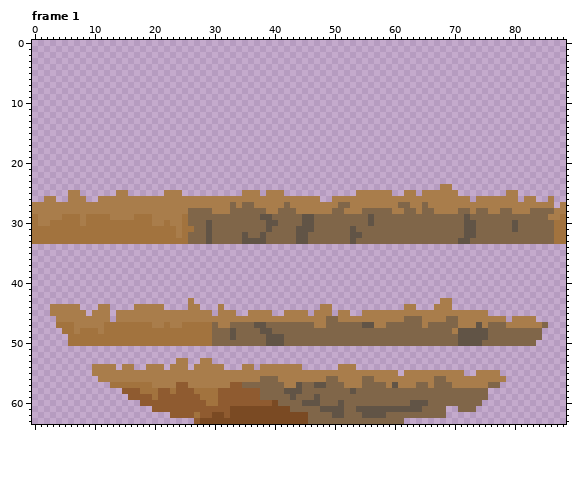
Two versions of one pixel-art file, levels_and_level_objects/choppable/bales/bales.aseprite. The picture above was drawn from the file before the commit.
89x64 pixels, 3 frames. Shown: frame 1. The commit also changed other frames, which this record leaves out.
The result:
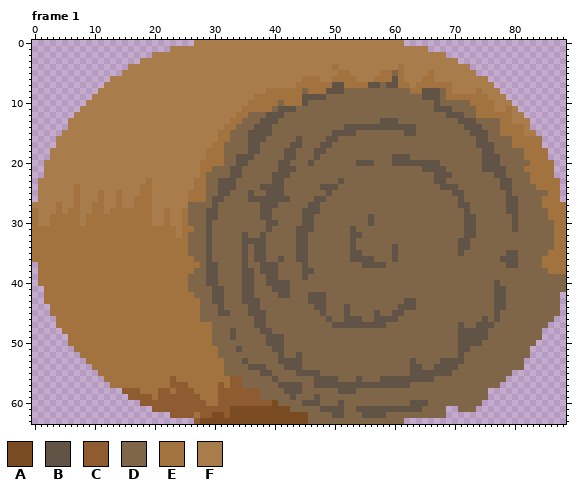
Palette (. is transparent): A #7a4a23  B #615446  C #8f5b30  D #806649  E #a2733e  F #a97d4b
Diff:
Changed rows in their new state; - is an unchanged pixel.
Frame 1:
first column x 0:
 0 ---------------------------FFFFFFFFFFFFFFFFFFFFFFFFFFFFFFFFFFF---------------------------
 1 -----------------------FFFFFFFFFFFFFFFFFFFFFFFFFFFFFFFFFFFFFFFFFFF-----------------------
 2 --------------------FFFFFFFFFFFFFFFFFFFFFFFFFFFFFFFFFFFFFFFFFFFFFFFFF--------------------
 3 ------------------FFFFFFFFFFFFFFFFFFFFFFFFFFFFFFFFFFFFFFFFFFFFFFFFFFFFF------------------
 4 ----------------FFFFFFFFFFFFFFFFFFFFFFFFFFFFFFFFFFEFFFFFFFFFFEFFFFFFFFFFF----------------
 5 ---------------FFFFFFFFFFFFFFFFFFFFFFFFFFFFFFFFFFFFEEFFFFFEEDEFFFFEFFFFFFF---------------
 6 -------------FFFFFFFFFFFFFFFFFFFFFFFFFFFFFFFFEEEFFEEEEFFFEEEBEFFFEEFFFFFFFFF-------------
 7 ------------FFFFFFFFFFFFFFFFFFFFFFFFFFFFFFFFEEEEEEBBEEEEBBDBBEEFEEEEEEFFFFFFF------------
 8 -----------FFFFFFFFFFFFFFFFFFFFFFFFFFFFEEEEEEDEEEBBBDDDDDDDDDDDEEBBBDEFFFFEFFF-----------
 9 ----------FFFFFFFFFFFFFFFFFFFFFFFFFFFEEEEEEEEBBBBDDDDDDDDDDDDDDDDBBBDEEEEEEEFFF----------
10 ---------FFFFFFFFFFFFFFFFFFFFFFFFFFFEEEEEDEEEBDDDDDDDDDDDDDDDDDDDDDBDDDDDEEEEFFF---------
11 --------FFFFFFFFFFFFFFFFFFFFFFFFFFFEEEEEDBBBDDDDDDDDDDDDDDDDDDDDDDDBBBDDDDEEEFFEF--------
12 -------FFFFFFFFFFFFFFFFFFFFFFFFFFFEEDDDBBBDDDDDDDDDDDDDDDDDDDDDDDDDDDBBBDDEEEEEEFF-------
13 ------FFFFFFFFFFFFFFFFFFFFFFFFFFFEEDDDBBBDDDDDDDDDDDDDDDDDBBBDDDDDDDDDDBBBDDDDEEFFF------
14 ------FFFFFFFFFFFFFFFFFFFFFFFFFFEEDDDBBBDDDDDDDDDDDDBBBBBBBBBBBBDDDDDDDDBBBDDDEEEEF------
15 -----FFFFFFFFFFFFFFFFFFFFFFFFFFEEDDDBBBBDDDDDDDDDDBBBBDDDDDDDDBBDDDDDDDDDBBBDDEEEEFF-----
16 ----FFFFFFFFFFFFFFFFFFFFFFFFFFFEEDDDBBBDDDDDBDDDDBBDDDDDDDDDDDDDDDDDDDDDDDBBDDDDEEEEE----
17 ----FFFFFFFFFFFFFFFFFFFFFFFFFFEEDDDDBBDDDDDBBDDDBBDDDDDDDDDDDDDDDDDDDDDDDDBBBDDDEEEEE----
18 ---FFFFFFFFFFFFFFFFFFFFFFFFFFEEEDDDDBBDDDDBBDDDBBDDDDDDDDDDDDDDDDDDDDDDDDDDBBDDDDDEEEE---
19 ---FFFFFFFFFFFFFFFFFFFFFFFFFFEEEDDBBBDDDDDBBDDDBDDDDDDDDDDDDBBBDDDDDDDDDDDDBBBDDDDEEEE---
20 --FFFFFFFFFFFFFFFFFFFFFFFFFFEEEEDDBBDDDDDBBDDDBDDDDDDDBBBDDDBBBBBBBBDDDDDDDBBBDDDDDEEEE--
21 --FFFFFFFFFFFFFFFFFFFFFFFFFFEEDDDBBDDDDDDBBBDDDDDDDDDDDDDDDDDDDDDBBBBDDDDDDBBBBDDDEEEEE--
22 --FFFFFFFFFFFFFFFFFFFFFFFFFFEDDDDBBDDDDDBBBDDDDDDDDDDDDDDDDDDDDDDDDBBBDDDDDDDBBDDDDEEEE--
23 -FFFFFFFFFFFFFFFFFFEFFFFFFFEEDDBBBDDDDDDBBDDDDDDDDDBDDDDDDDDDDDDDDDBBDDDDDDDDDBBDDDEEEEE-
24 -FFFFFFEFFFFFFFFFFEEFFFFFFFEEDDBBBDDDDBBBBDDDDDDBBBDDDDDDDDDDDDDDDDDBBBDDDDDDDBBDDDDEEEE-
25 -FFFFF-EFFFEFFE-FFEEFF---FEEEDDBBDDDBDDBBBDDDDDDDBDDDDDDDDDDDDDDDDDDDDBBDDDDDDDBDDDDDDEE-
26 -F--FF-E-FFE--E--EEE------EEEDBBDDDDBBBBBBBDDDDBBDDDDDDDDDDDDDDDDDDDDDDBDDDDDDDBBDDDDEEE-
27 ----E--E--EE--E--EEE------DDDDBDD-D--DBBBD-DDDBBDDD--DDDDDDDD--DD-DDDDDBBDDDDDDBBDDDDEEEE
28 E---E-EE--EE-EEEEEEE--E--E---BBDD-----BBD---DBBBDD--DDD-----DD--D--DDDD-BD--DD-BBDD---EEE
29 ---EE--------EEEE-----E------BB------------------------------------------B------B-----EE-
first column x 0:
34 EEEEEEEEEEEEEEEEEEEEEEEEEEDDDBDDDDDBDBBDDDDDBBDDDDDDDBDDDDDDBDDDDDDDDDDBBDDDDDDDDDDDDDDEE
35 EEEEEEEEEEEEEEEEEEEEEEEEEEDDDBDDDDDBDBBDDDDDBBDDDDDDDBBDDDDDBDDDDDDDDDDBDDDDDDDBBDDDDDEEE
36 EEEEEEEEEEEEEEEEEEEEEEEEEEEDDBDDDDDBDBBDDBDDBBDDDDDDDBBBBDDDBDDDDDDDDDDDDDDDDDBBBDDDDEEEE
37 -EEEEEEEEEEEEEEEEEEEEEEEEEEEDBBDDDDBDDBBBDDDDBDDDDDDDDDBBBBDDDDDDDDDDDDDDDDDDDDBBDDDDEEEE
38 -EEEEEEEEEEEEEEEEEEEEEEEEEEDDBBDDDDBBDBBBDDDDBBDDDDDDDDDDDDDDDDDDDDDDDDDDDDDDDDDDDDDDDEEE
39 -EEEEEEEEEEEEEEEEEEEEEEEEEDDDBBDDDDBBDDBBDDDDBDDDDDDDDDDDDDDDDDDDDDDDDDDDDDDDDDDDDDDDDDDD
40 -EEEEEEEEEEEEEEEEEEEEEEEEEDDDBBDDDDBBDDBBBBDDDDDDDDDDDDDDDDDDDDDDDDDDDDDDDDDDBDDDDDDDDDDD
41 --EEEEEEEEEEEEEEEEEEEEEEEEDDDDBBDDDBBDDDBBBDDDDDDDDDDDDDDDDDDDDDDDDDDDDDDDDDDBBDDDDDDDDDD
42 --EEEEEEEEEEEEEEEEEEEEEEEEEDDDBBDDDBBDDDDBBDDDBBBDDDDDDDDDDDDDDDDDDDDDDDDDDDDBBDDDDDDDDD-
43 --EEEEEEEEEEEEEEEEEEEEEEEEEEDDBBDDDBBBDDDDDDDDBBBDDDDDDDDDDDDDBBDDDDDDDDDDDDDBBDDDDDDDDD-
44 ---EEEEEEEEEEEEEEEEEEEEEEEEEDDDBDDDDBBDDDDDDDDDBBDDDBDDDDDDDDBBBDDDDDDDDDDDDDBBDDDDDDDDD-
45 ---EEEEEEEEEEEEEEEEEEEEEEEEEDDDBBDDDBBBDDDDDDDDDBDDDBDDDDBDDBBDDDDDDDDDDDDDDDBDDDDDDDDDD-
46 ----EEEEEEEEEEEEEEEEEEEEEEEEDDDDDDDDDBBDDDDDDDDDDB-DBBBDDBBBBD---DDDD--DDDDBDBDDDDDDDDD--
47 -------EEEEE--------EE-EE------DD--------------DD-BBBBB--BB------D-----BDD-BB--DDDDDD----
48 -------E---E----------------------------------------------------------D------------------
51 -------EEEEEEEEEEEEEEEEEEEEEEEEDDDBDDDDDBBDDDDDDDDDDDDDDDDDDDDDDDDDDDDDBBDDDDDDDDDD------
52 --------EEEEEEEEEEEEEEEEEEEEEEEDDDDDDDDDDBDDBDDDDDDDDDDDDDDDDDDDDDDDDDDBDDDDDDDDDDD------
53 ---------EEEEEEEEEEEEEEEEEEEEEEEDDDBDDDDDBBBBDDDDDDDDDDDDDDDDDDBDDDDBBBBDDDDDDDDDD-------
54 ----------EEEEEEEEEEEEEEEEEEEEEEDDDDBBBDDDBBBDDDDDDDDDDDDDDDDDDBBDDBBBBDDDDDDDDDDD-------
55 ----------.EEEEEEEEEEEEEEEEEEEEEDDDDDDBBDDDDBBBBDDDDDDDDDDDDDDDBBBBBBBDDDDDDDDDD---------
56 -----------.EEEEEEEEEEECEEEEEEEEECCDDD--BDDDDDDBBBBDDDB--DBBBBBBBBB--DDDDDDDDDD----------
57 --------------------EEEC--EEEEECE--------BBB-----BBBBBBBBBBB-BBD--D---DDDDDD-------------
58 ---------------------------------------------------BB------------------------------------
Changed places in both pictures, as pixel boxes (x1, y1, x2, y2):
changed: (32, 40, 566, 220)
changed: (32, 244, 566, 394)
